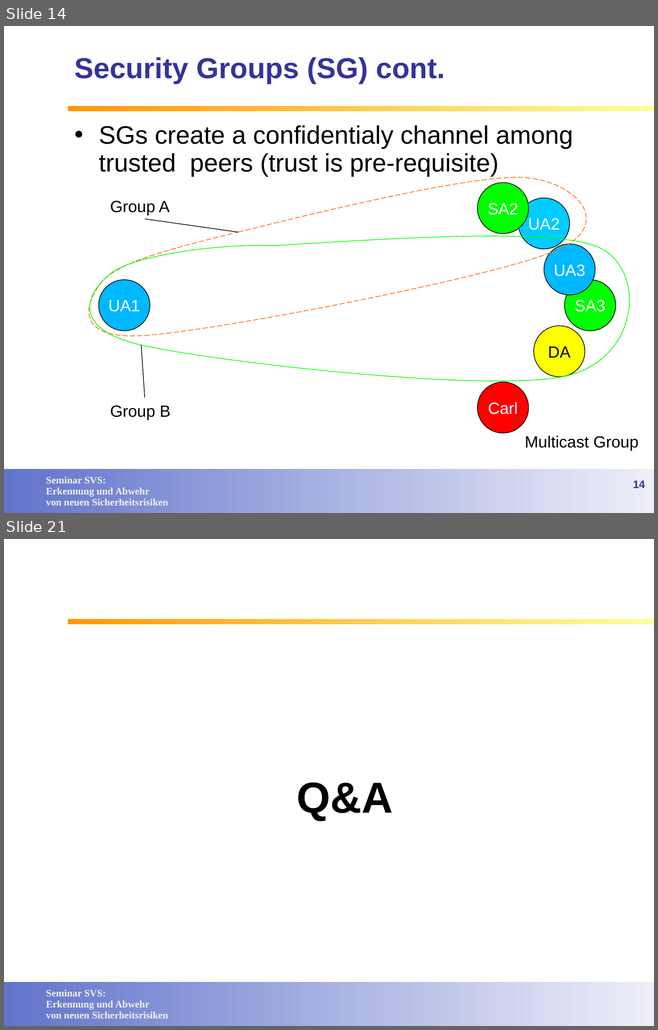
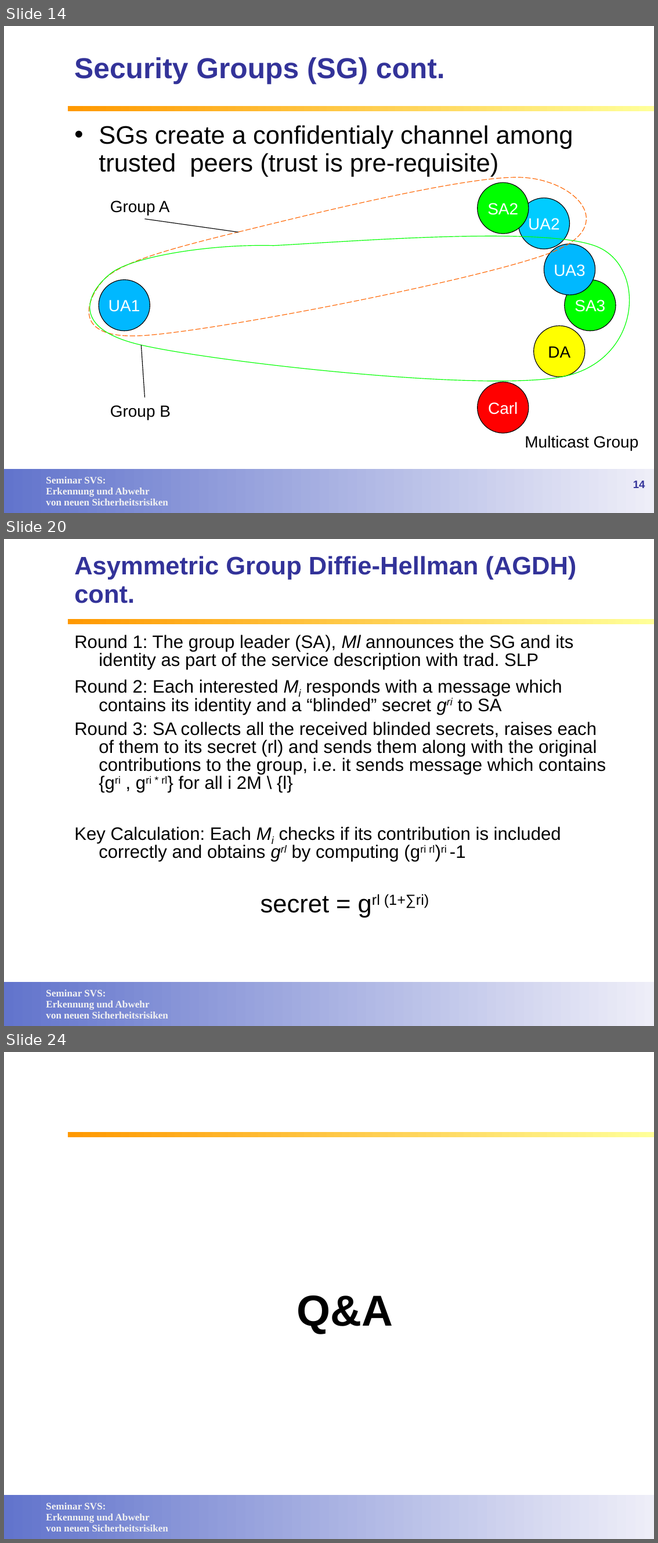
Before and after one commit to lemmy/SecuredSLP, a slide deck: doc/Service Discovery in open networks.ppt. Shown one above the other, each under a label of ours: slides 14 and 21 before the commit, slides 14, 20 and 24 after it; the slides between them are not shown. The pictures are 658x1030 and 658x1543 pixels, drawn with LibreOffice and Linux fonts; fonts in the diff are those of the drawing; background and template pictures are left out. Boxes give left, top, right and bottom in pixels: in the first picture for what was removed or moved away, otherwise in the second. Text is boxed around its words. In the diff, an @@ line names an element or a change of style, - is before the commit and + after.

Commit message:
agdh added

```diff
--- a/doc/Service Discovery in open networks.ppt
+++ b/doc/Service Discovery in open networks.ppt
@@ slide 20 added at (x1=4, y1=539, x2=654, y2=1026), background #FFFFFF; not listed: 3 template elements that a slide beside it also shows @@
@@ title added at (x1=74, y1=556, x2=576, y2=603), 28 pt, text #333399, bold @@
+Asymmetric Group Diffie-Hellman (AGDH) cont.
@@ text added at (x1=74, y1=635, x2=605, y2=913), 20 pt, text #000000 @@
+Round 1: The group leader (SA), Ml announces the SG and its identity as part of the service description with trad. SLP
+Round 2: Each interested Mi responds with a message which contains its identity and a “blinded” secret gri to SA
+Round 3: SA collects all the received blinded secrets, raises each of them to its secret (rl) and sends them along with the original contributions to the group, i.e. it sends message which contains {gri , gri * rl} for all i 2M \ {l}
+Key Calculation: Each Mi checks if its contribution is included correctly and obtains grl by computing (gri rl)ri -1
+secret = grl (1+∑ri)
@@ what was slide 21 is now slide 24 @@
```
Also in this commit, not shown: 6 slides changed, 4 other slides added, 2 slides removed.
